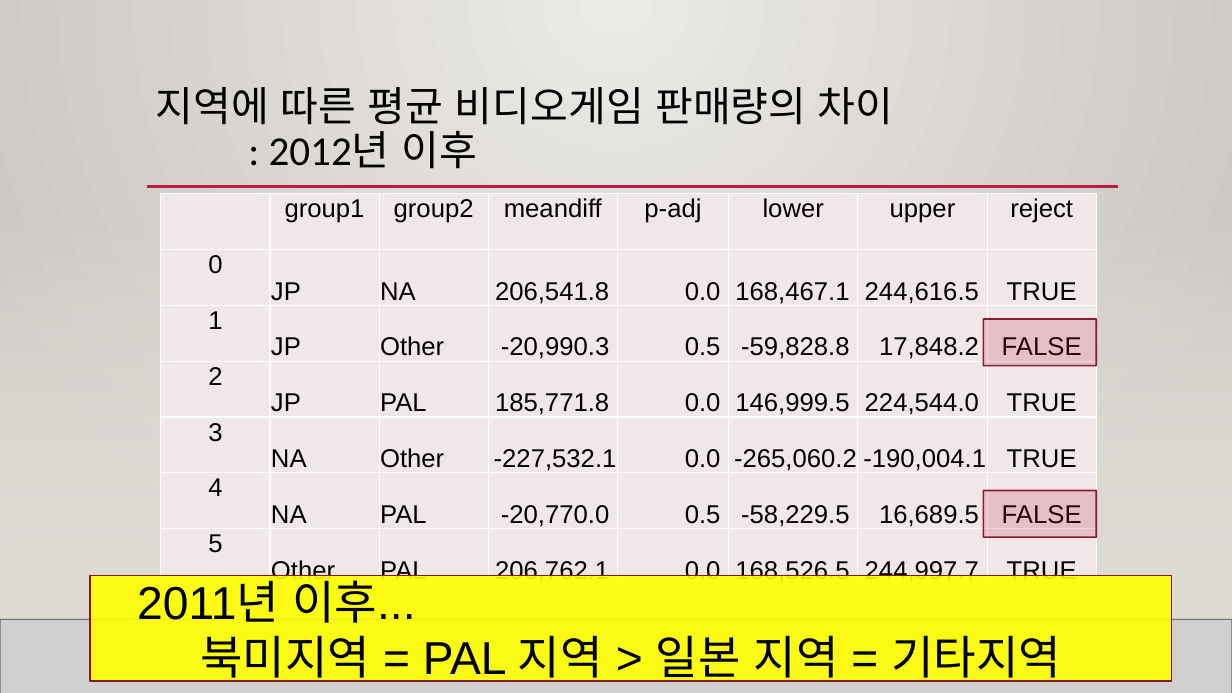
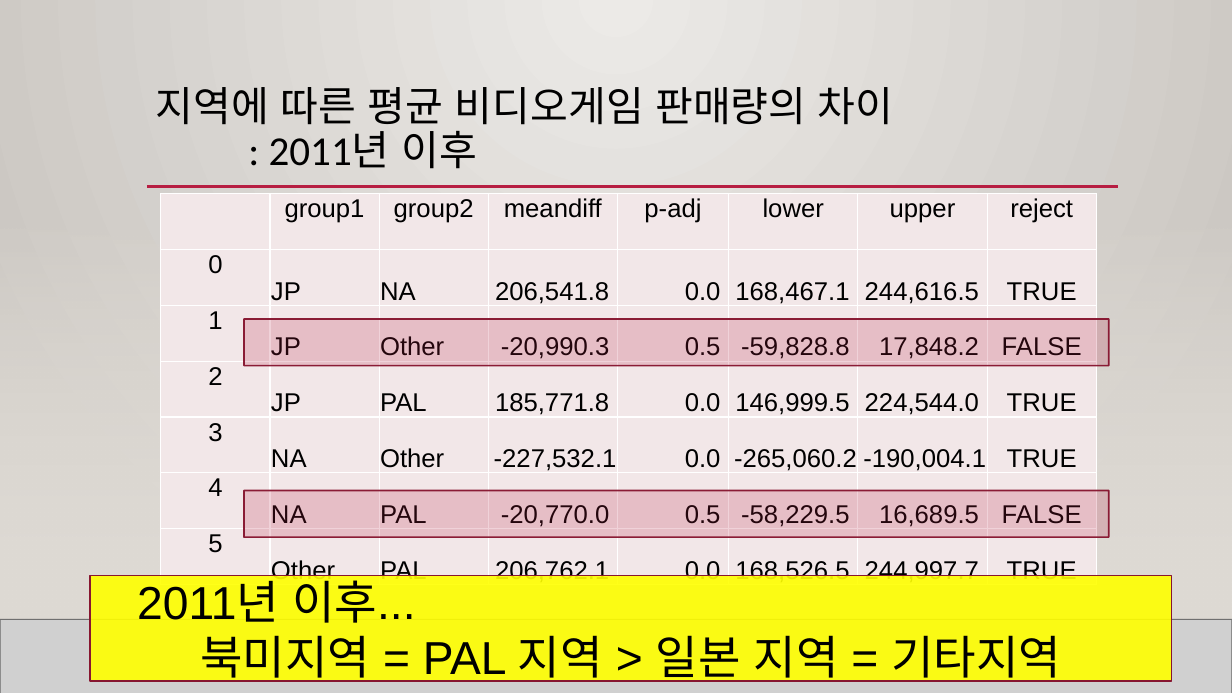
Before and after one commit to leeyeonjun85/AIB_Section_1_Project, a slide deck: slide 12 of Video Game Trend.pptx. Drawn at 1232x693 pixels with LibreOffice and Linux fonts; fonts in the diff are those of the drawing; grey boxes stand for pictures; background and template pictures are left out. Boxes give left, top, right and bottom in pixels: in the first picture for what was removed or moved away, otherwise in the second. Text is boxed around its words. In the diff, an @@ line names an element or a change of style, - is before the commit and + after.

```diff
--- a/Video Game Trend.pptx
+++ b/Video Game Trend.pptx
@@ title at (156,87,894,169): text changed @@
-지역에 따른 평균 비디오게임 판매량의 차이
-: 2012년 이후
+지역에 따른 평균 비디오게임 판매량의 차이
+: 2011년 이후
@@ rectangle: place and size @@
-rectangle at (983,319,1096,366)
+rectangle at (244,319,1109,366)
@@ rectangle: place and size @@
-rectangle at (983,491,1096,538)
+rectangle at (244,491,1109,538)
```
Also in this commit, not shown: 13 other slides changed, 2 other files.
